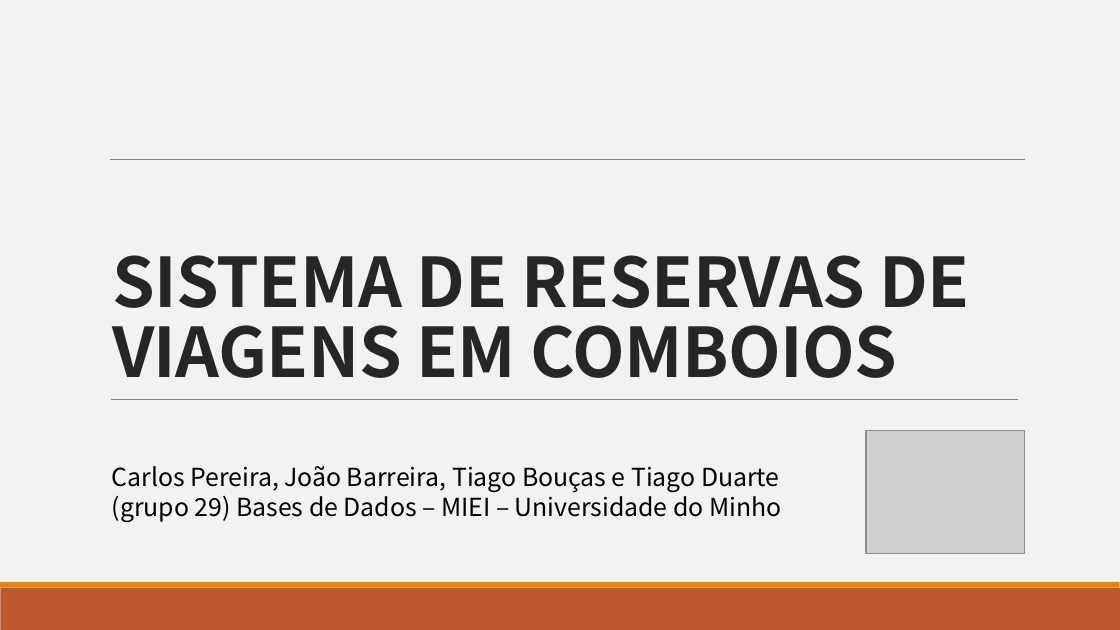
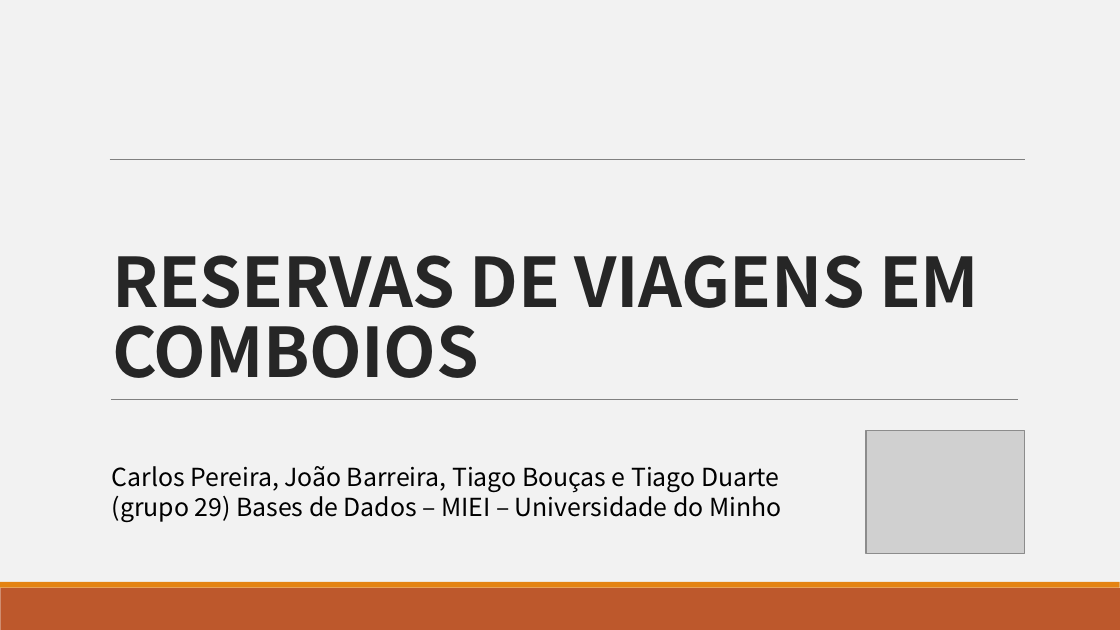
Before and after one commit to barreira/bd-1617, a slide deck: slide 1 of Slides.pptx. Drawn at 1120x630 pixels with LibreOffice and Linux fonts; fonts in the diff are those of the drawing; grey boxes stand for pictures. Boxes give left, top, right and bottom in pixels: in the first picture for what was removed or moved away, otherwise in the second. Text is boxed around its words. In the diff, an @@ line names an element or a change of style, - is before the commit and + after.

```diff
--- a/Slides.pptx
+++ b/Slides.pptx
@@ title at (112,255,979,378): text changed @@
-SISTEMA DE RESERVAS DE VIAGENS EM COMBOIOS
+RESERVAS DE VIAGENS EM COMBOIOS
```
Also in this commit, not shown: 1 other slide changed, 3 slides added.
